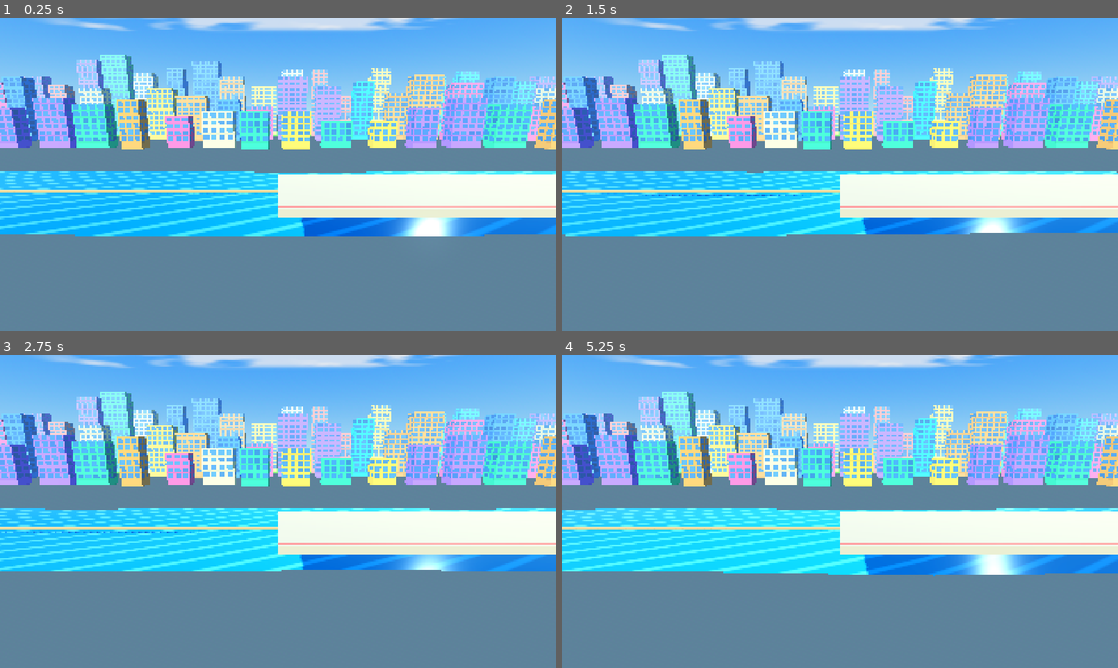
Above: before the commit, frames 1-4 (two rows, left to right).
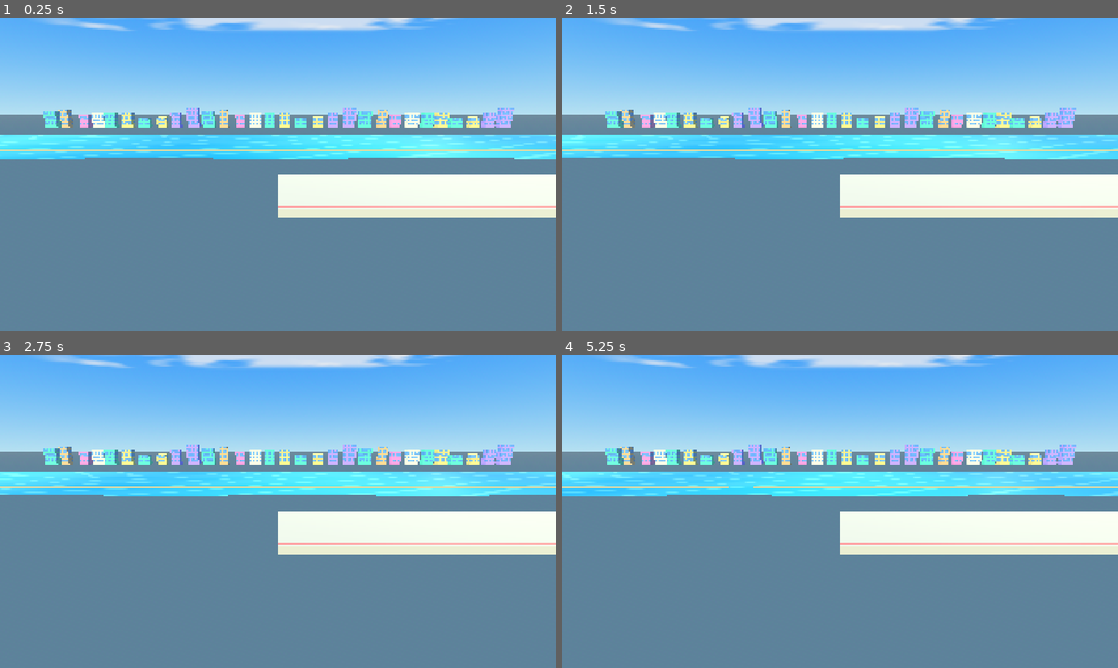
Above: after the commit, the same moments.

Repository: nnamdinwali/shadow-killer
Game: Godot game, scene res://node_3d.tscn
The game is run twice, just before and just after one commit, with the same random seed, the same clock (stepped at 60 frames per second) and the same inputs.
Inputs (mouse positions are in pixels of both pictures, inside the frame that each line leads up to):
- Up to frame 1 (0.25 s): no input
- Up to frame 2 (1.5 s): tap Enter at 0.5, 0.6 s; move the mouse to (962, 158) at 0.52 s; click (962, 158) at 0.67 s; drag from (728, 190) to (812, 237) at 1.27 s
- Up to frame 3 (2.75 s): move the mouse to (333, 442) at 2.02 s; tap Enter at 2.1 s; click (333, 442) at 2.17 s
- Up to frame 4 (5.25 s): drag from (812, 574) to (673, 464) at 2.77 s; move the mouse to (1006, 558) at 3.52 s; tap Enter at 3.6, 5.1 s; click (1006, 558) at 3.67 s; drag from (673, 464) to (756, 433) at 4.27 s; move the mouse to (867, 511) at 5.02 s; click (867, 511) at 5.17 s

The runs differ from the first frame. In frame 1, 38% of the frame differs, in the area x 0-100%, y 11-70%; in frame 2, 37%; in frame 3, 37%; in frame 4, 38%, in the area x 0-100%, y 11-71%.

Commit message:
Push skyline into distance and soften animated water reflections

Diff:
--- a/city_polish.gd
+++ b/city_polish.gd
@@ -17,11 +17,11 @@
 ## "period" is the repeat distance in meters; layers are built three times side
 ## by side and wrapped, so the city is endless.
 const SKY_LAYERS := [
-	{"name": "FarSkyline", "z": -145.0, "scroll": 0.06, "period": 300.0, "count": 18,
+	{"name": "FarSkyline", "z": -420.0, "scroll": 0.04, "period": 300.0, "count": 18,
 		"w_min": 8.0, "w_max": 15.0, "h_min": 22.0, "h_max": 46.0, "depth": 7.0, "haze": 0.38},
-	{"name": "MidSkyline", "z": -112.0, "scroll": 0.16, "period": 220.0, "count": 14,
+	{"name": "MidSkyline", "z": -340.0, "scroll": 0.12, "period": 220.0, "count": 14,
 		"w_min": 8.0, "w_max": 14.0, "h_min": 15.0, "h_max": 30.0, "depth": 7.0, "haze": 0.23},
-	{"name": "NearSkyline", "z": -78.0, "scroll": 0.30, "period": 150.0, "count": 10,
+	{"name": "NearSkyline", "z": -250.0, "scroll": 0.22, "period": 150.0, "count": 10,
 		"w_min": 7.0, "w_max": 12.0, "h_min": 9.0, "h_max": 19.0, "depth": 6.0, "haze": 0.12},
 ]
 
@@ -151,9 +151,9 @@
 
 void fragment() {
 	float broad = sin(water_world_pos.x * 0.035 + TIME * 0.25) * 0.5 + 0.5;
-	float ripples = sin(water_world_pos.x * 0.8 + water_world_pos.z * 1.4 + TIME * 1.7);
-	float glint = smoothstep(0.72, 0.98, ripples * 0.5 + 0.5);
-	ALBEDO = mix(deep_color.rgb, shallow_color.rgb, 0.25 + broad * 0.42) + vec3(glint * 0.24);
+	float ripples = sin(water_world_pos.x * 0.18 + water_world_pos.z * 0.32 + TIME * 1.1);
+	float glint = smoothstep(0.90, 0.995, ripples * 0.5 + 0.5);
+	ALBEDO = mix(deep_color.rgb, shallow_color.rgb, 0.25 + broad * 0.42) + vec3(glint * 0.16);
 	METALLIC = 0.28;
 	ROUGHNESS = 0.16;
 	SPECULAR = 0.85;
@@ -231,11 +231,11 @@
 func _build_ground() -> void:
 	var length := LAND_X_MAX - LAND_X_MIN
 	var center_x := (LAND_X_MAX + LAND_X_MIN) * 0.5
-	# Depth order from the camera: playable rooftop (z=0), broad water (z=-18),
-	# near skyline (-78), mid skyline (-112), then hazy distant skyline (-145).
+	# Depth order from the camera: playable rooftop (z=0), broad water (-105),
+	# near skyline (-250), mid skyline (-340), then hazy distant skyline (-420).
 	# Keep the land strip behind the skyline so it cannot mask the roof supports.
-	_box("LandBack", Vector3(center_x, -0.5, -166.0), Vector3(length, 1.0, 36.0), land_back)
-	_box("QuayBack", Vector3(center_x, -0.15, -18.0), Vector3(length, 0.3, 0.7), quay)
+	_box("LandBack", Vector3(center_x, -0.5, -445.0), Vector3(length, 1.0, 44.0), land_back)
+	_box("QuayBack", Vector3(center_x, -0.15, -72.0), Vector3(length, 0.3, 0.7), quay)
 	_build_3d_water(center_x, length)
 
 
@@ -243,14 +243,14 @@
 	# A subdivided horizontal mesh lets the shader physically displace the
 	# surface into moving waves instead of showing a flat blue box top.
 	var water_mesh := PlaneMesh.new()
-	water_mesh.size = Vector2(length, 34.0)
-	water_mesh.subdivide_width = 320
-	water_mesh.subdivide_depth = 16
+	water_mesh.size = Vector2(length, 100.0)
+	water_mesh.subdivide_width = 2048
+	water_mesh.subdivide_depth = 64
 	var water := MeshInstance3D.new()
 	water.name = "Animated3DWater"
 	water.mesh = water_mesh
 	water.material_override = water_material
-	water.position = Vector3(center_x, -0.55, -19.0)
+	water.position = Vector3(center_x, -0.55, -105.0)
 	generated_root.add_child(water)
 
 
